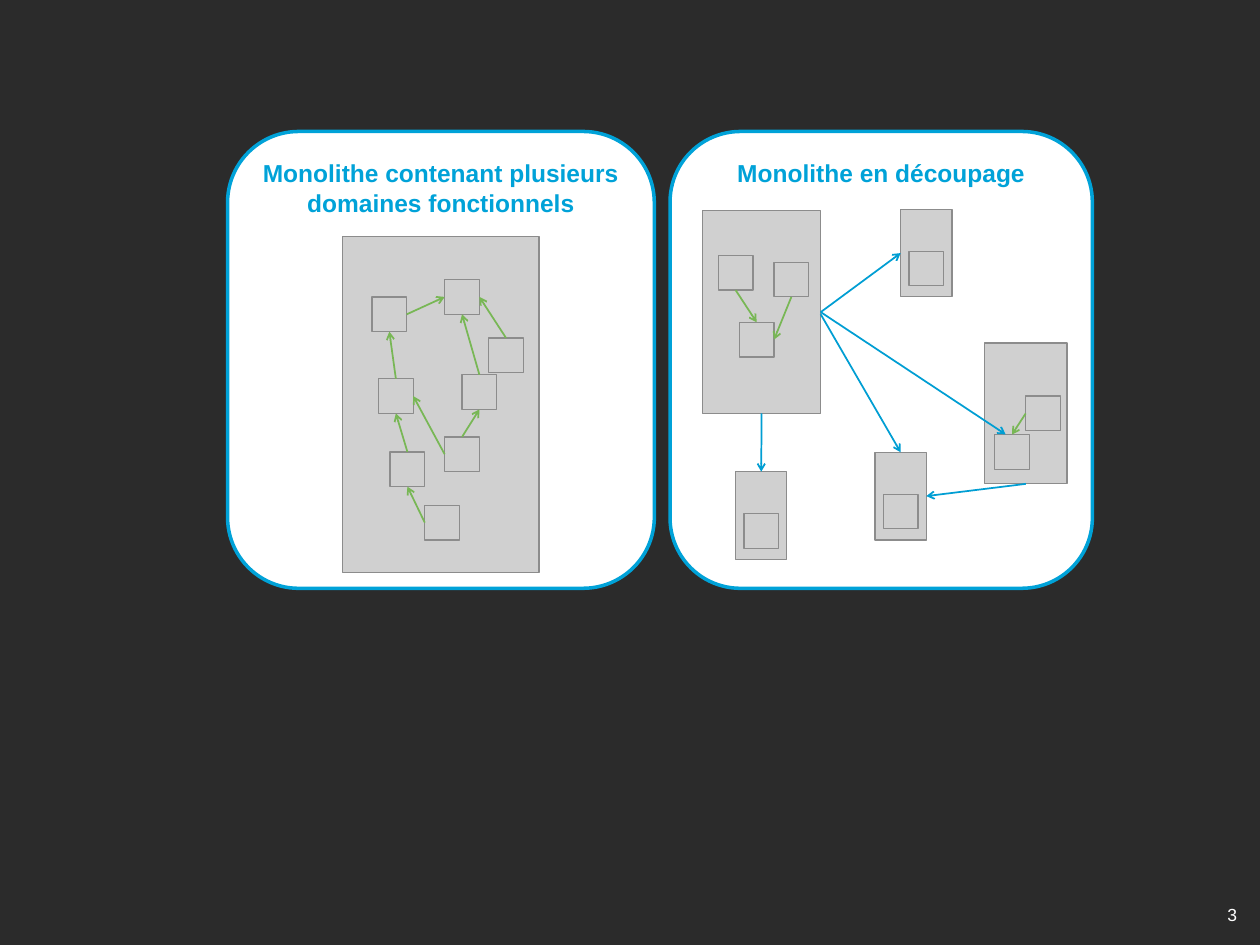
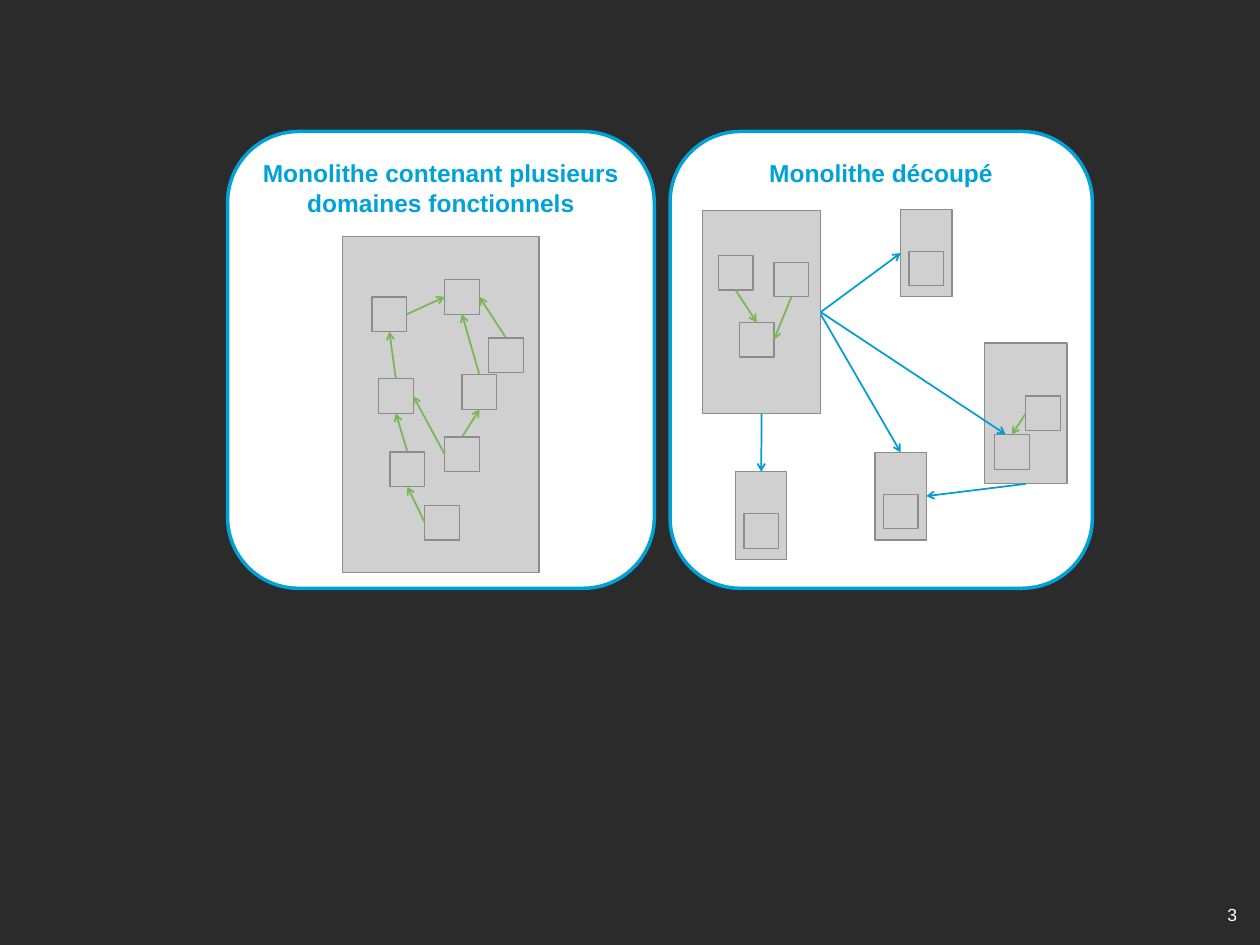
Before and after one commit to archiloque/blog, a slide deck: slide 3 of microservices/illus.pptx. Drawn at 1260x945 pixels with LibreOffice and Linux fonts; fonts in the diff are those of the drawing; grey boxes stand for pictures; background and template pictures are left out; a plain dark background stands for a picture behind light text. Boxes give left, top, right and bottom in pixels: in the first picture for what was removed or moved away, otherwise in the second. Text is boxed around its words. In the diff, an @@ line names an element or a change of style, - is before the commit and + after.

```diff
--- a/microservices/illus.pptx
+++ b/microservices/illus.pptx
@@ text in rounded rectangle at <box>769,164,993,187</box>: text changed @@
-Monolithe en découpage
+Monolithe découpé
```
Also in this commit, not shown: 2 other slides changed, 3 slides removed.
